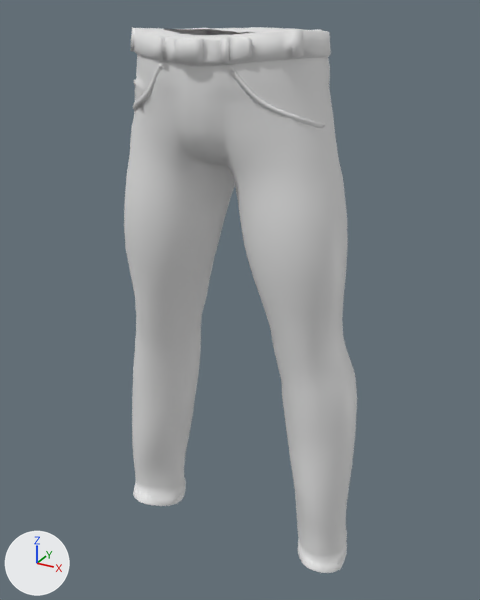
What one commit did to the glTF model public/body3d/garments/male/elvs_jeans_straight_leg.glb.
Before and after are seen from a 50 mm camera at (0.546, -0.997, 1.066) aimed at (0.002, -0.008, 0.572). The lights are fixed; the arrows at lower left show +X, +Y and +Z. The first picture is the older version.

Names of what the first picture shows: 'elvs_jeans_straight_leg'.
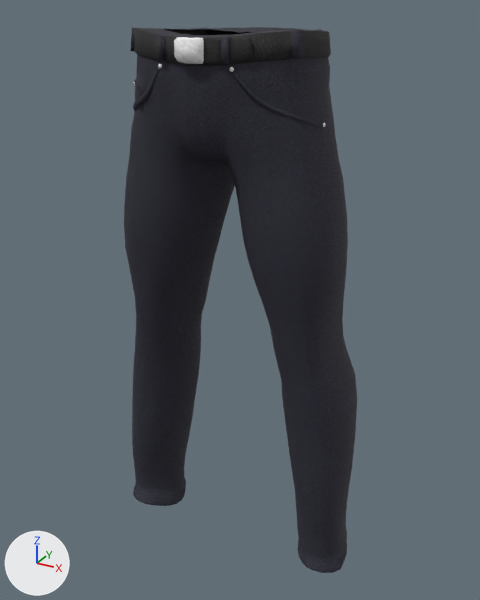
Where the change shows, as pixel boxes (x1, y1, x2, y2) in the pictures (480 x 600 px):
'elvs_jeans_straight_leg', recoloured (white to black): (124, 27, 357, 573) in both

The change in detail:
Picture 'jeanstex1' (img_jeanstex1) is new.
Material 'elvs_jeans_straight_leg.001' (mat_elvs_jeans_straight_leg_001) is new.
Its texture is img_jeanstex1 (with its transparency).
Its roughness is 0.8.
me_mens_elv_jeans2slf_001 has 3028 vertices, 5708 faces and spans x -0.251..0.248, y -0.162..0.112, z 0.043..1.038.
me_mens_elv_jeans2slf_001 gains material mat_elvs_jeans_straight_leg_001 (picture img_jeanstex1).
